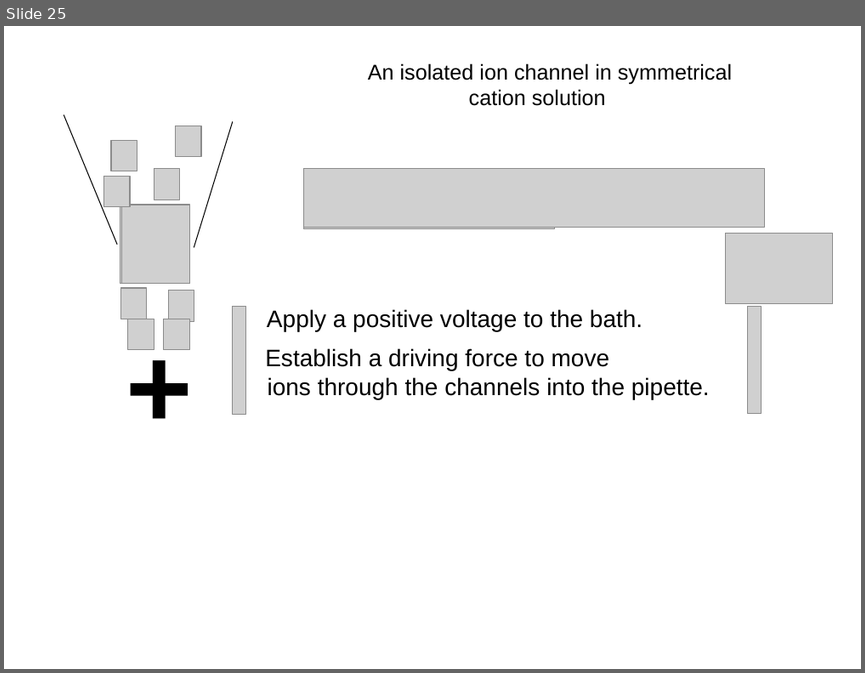
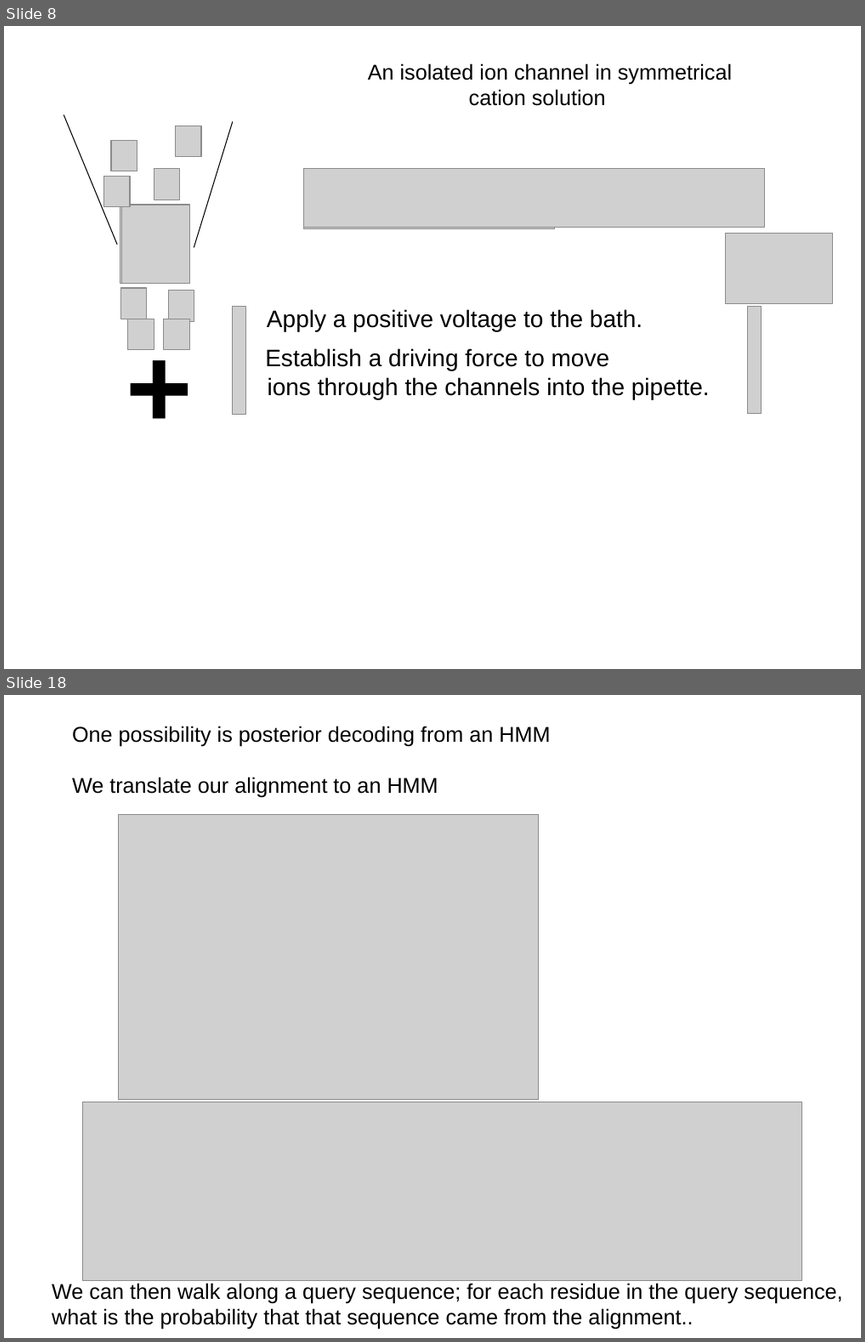
Before and after one commit to afodor/afodor.github.io, a slide deck: classes/stats2016/Lecture26.ppt. Shown one above the other, each under a label of ours: slide 25 before the commit, slides 8 and 18 after it; the slides between them are not shown. The pictures are 865x673 and 865x1342 pixels, drawn with LibreOffice and Linux fonts; fonts in the diff are those of the drawing; grey boxes stand for pictures. Boxes give left, top, right and bottom in pixels: in the first picture for what was removed or moved away, otherwise in the second. Text is boxed around its words. In the diff, an @@ line names an element or a change of style, - is before the commit and + after.

```diff
--- a/classes/stats2016/Lecture26.ppt
+++ b/classes/stats2016/Lecture26.ppt
@@ slide 18 added at (x1=4, y1=695, x2=861, y2=1338), background #FFFFFF @@
@@ text added at (x1=72, y1=726, x2=550, y2=798), 18 pt, text #000000 @@
+One possibility is posterior decoding from an HMM
+We translate our alignment to an HMM
@@ picture added at (x1=118, y1=814, x2=539, y2=1099) @@
@@ picture added at (x1=83, y1=1102, x2=802, y2=1280) @@
@@ text added at (x1=52, y1=1282, x2=842, y2=1329), 18 pt, text #000000 @@
+We can then walk along a query sequence; for each residue in the query sequence,
+what is the probability that that sequence came from the alignment..
@@ what was slide 25 is now slide 8 @@
```
Also in this commit, not shown: 5 slides changed, 17 other slides added, 21 slides removed.
